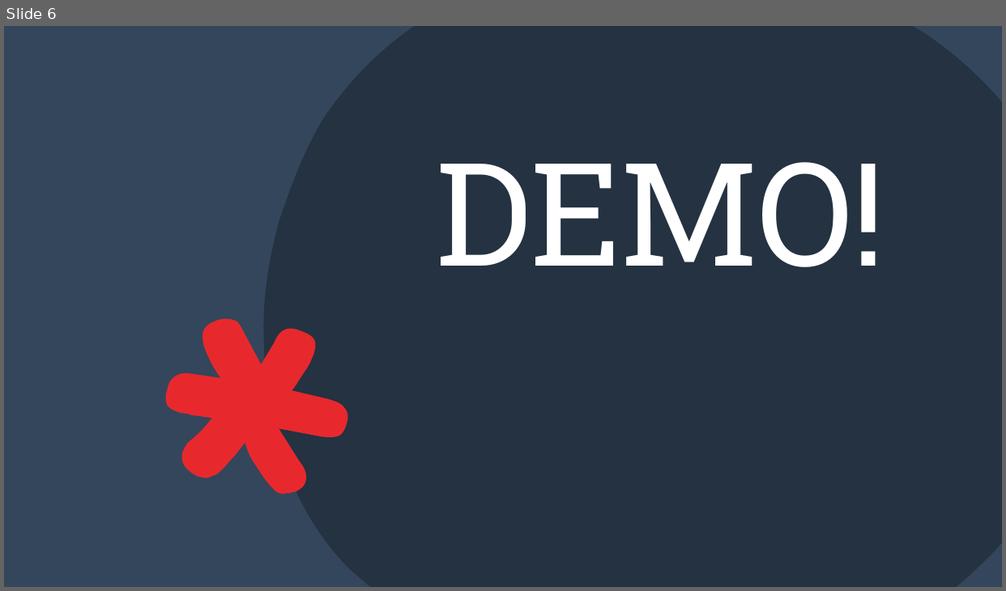
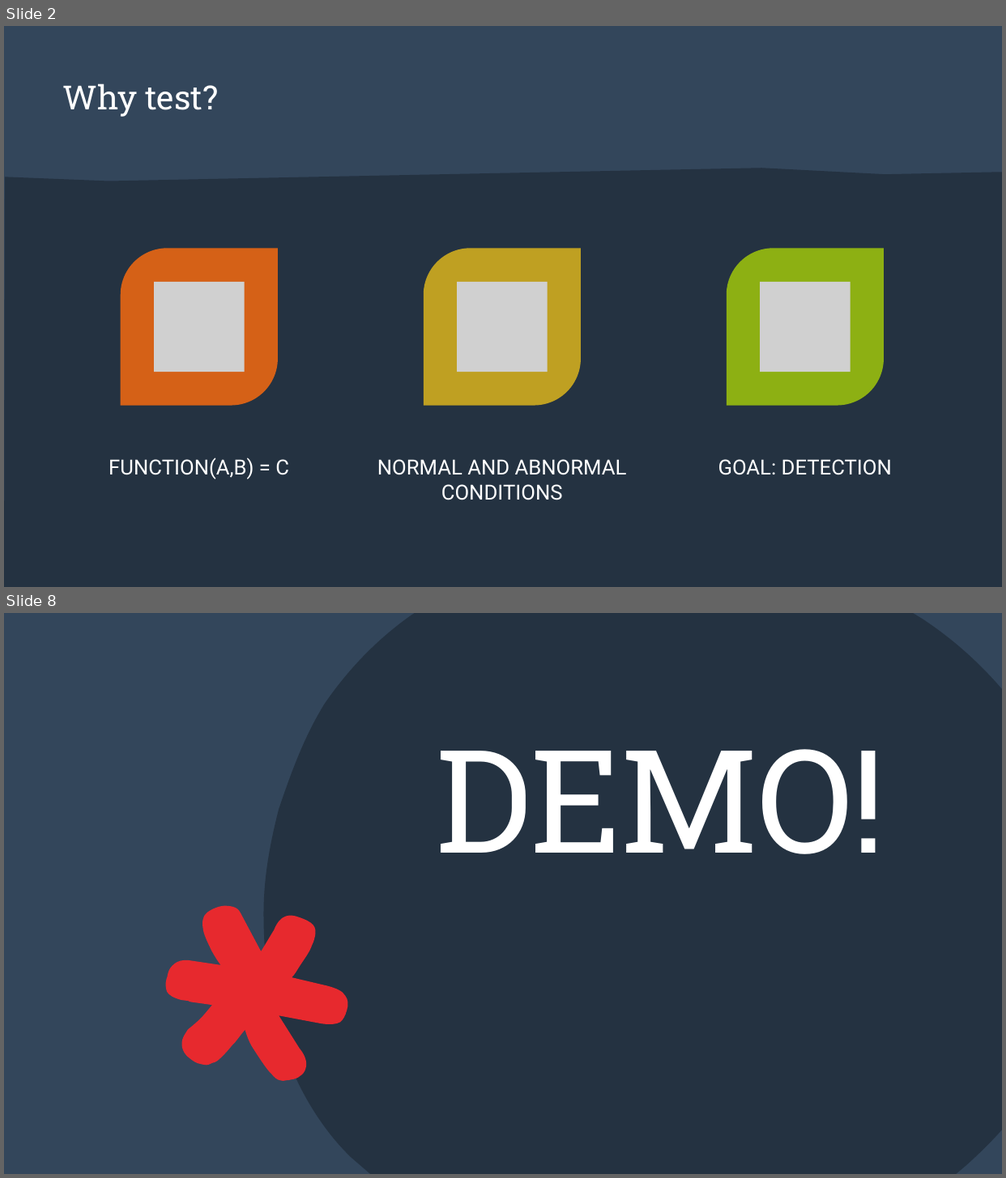
Before and after one commit to hc-sc-ocdo-bdpd/testing-demo, a slide deck: Test Driven Development in Python.pptx. Shown one above the other, each under a label of ours: slide 6 before the commit, slides 2 and 8 after it; the slides between them are not shown. The pictures are 1006x591 and 1006x1178 pixels, drawn with LibreOffice and Linux fonts; fonts in the diff are those of the drawing; grey boxes stand for pictures. Boxes give left, top, right and bottom in pixels: in the first picture for what was removed or moved away, otherwise in the second. Text is boxed around its words. In the diff, an @@ line names an element or a change of style, - is before the commit and + after.

```diff
--- a/Test Driven Development in Python.pptx
+++ b/Test Driven Development in Python.pptx
@@ slide 2 added at (4, 26, 1002, 587), background #243241 @@
@@ rectangle added at (4, 26, 1002, 587), fill #33465B @@
@@ title added at (63, 84, 218, 117), 32 pt, text #FFFFFF @@
+Why test?
@@ freeform shape added at (4, 169, 1002, 587), fill #243241 @@
@@ group added at (108, 248, 892, 501): 3 round diag rects, 3 pictures, 3 texts @@
+FUNCTION(A,B) = C
+NORMAL AND ABNORMAL CONDITIONS
+GOAL: DETECTION
@@ what was slide 6 is now slide 8 @@
```
Also in this commit, not shown: 4 slides changed, 2 other slides added, 2 slides removed.
